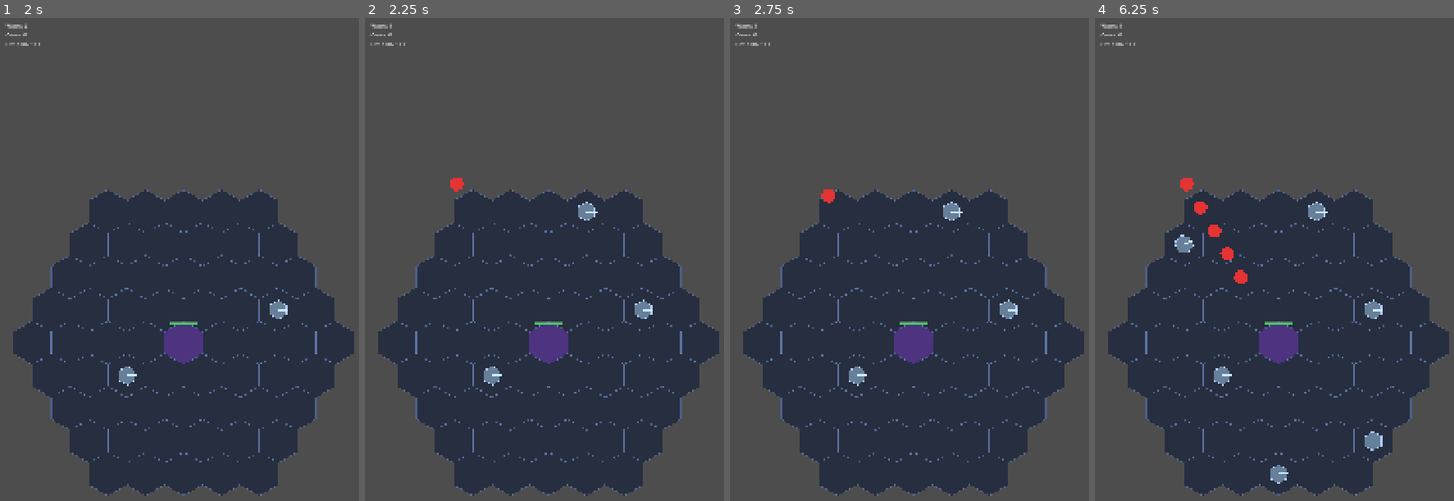
Above: before the commit, frames 1-4 (left to right).
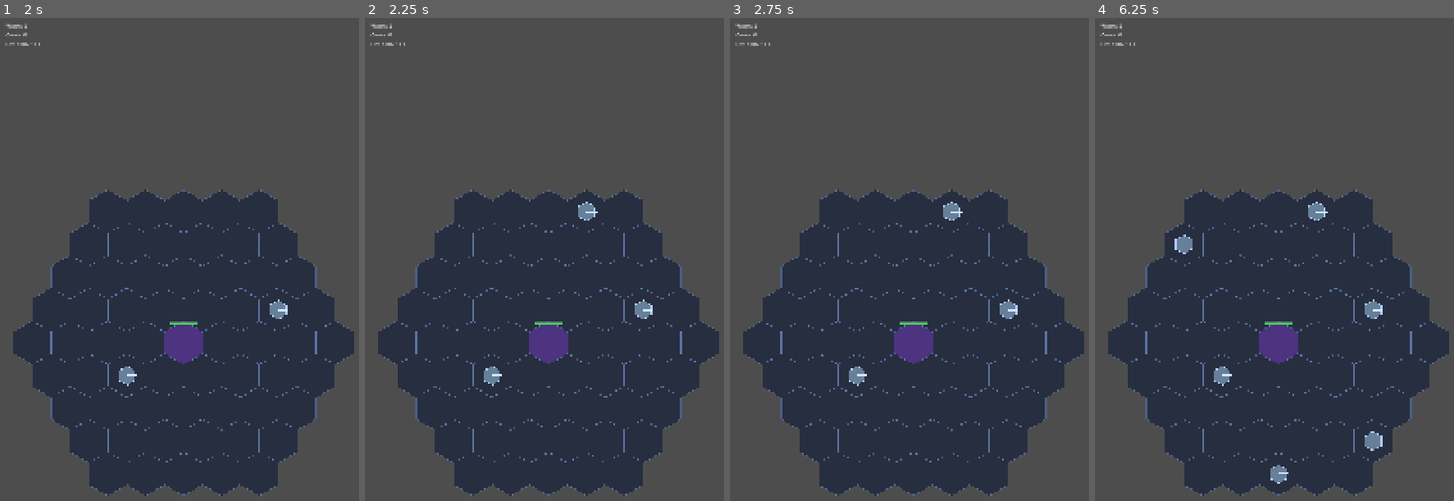
Above: after the commit, the same moments.

Repository: Shiroyasha21/invasion-game
Game: Godot game, scene res://scenes/game/Game.tscn
Two runs of this game, one before a commit and one after it. Both use one fixed random seed, a clock stepped at 60 frames per second and the inputs below.
Inputs (mouse positions are in pixels of both pictures, inside the frame that each line leads up to):
- Up to frame 1 (2 s): tap Enter at 0.5 s; move the mouse to (265, 307) at 0.52 s; click (265, 307) at 0.67 s; tap Space at 1.25 s; drag from (111, 375) to (165, 472) at 1.27 s
- Up to frame 2 (2.25 s): tap Enter at 2 s; move the mouse to (583, 196) at 2.02 s; click (583, 196) at 2.17 s
- Up to frame 3 (2.75 s): no input
- Up to frame 4 (6.25 s): tap Space at 2.75 s; drag from (1260, 472) to (1166, 245) at 2.77 s; move the mouse to (1389, 443) at 3.52 s; click (1389, 443) at 3.67 s; drag from (1166, 245) to (1224, 177) at 4.27 s; move the mouse to (1296, 341) at 5.02 s; click (1296, 341) at 5.17 s; drag from (1224, 177) to (1206, 375) at 5.77 s

Frame 1 is identical in both runs. In frame 2, less than 0.1% of the frame differs, in the area x 6-28%, y 1-36%; in frame 3, less than 0.1%; in frame 4, 0.5%, in the area x 6-43%, y 1-56%.
Error after the commit: Attempt to call function 'init' in base 'null instance' on a null instance. (res://scripts/systems/game.gd:25)

Commit message:
Add wave direction preview with pulsing arrows before each wave

Diff:
--- a/invasion-game/scripts/systems/game.gd
+++ b/invasion-game/scripts/systems/game.gd
@@ -5,6 +5,7 @@
 @onready var coin_vacuum: CoinVacuum = $CoinVacuum
 @onready var center_piece: CenterPiece = $CenterPiece
 @onready var hud: CanvasLayer = $HUD
+@onready var wave_preview: CanvasLayer = $WavePreview
 
 @export var enemy_scene: PackedScene
 @export var tower_scene: PackedScene
@@ -16,10 +17,12 @@
 	wave_manager.enemy_scene = enemy_scene
 	wave_manager.coin_scene = coin_scene
 	wave_manager.center_piece = center_piece
+	wave_manager.wave_preview = wave_preview
 	wave_manager.init(hex_grid)
 	wave_manager.wave_completed.connect(_on_wave_completed)
 	center_piece.destroyed.connect(_on_game_over)
 	hud.init(center_piece)
+	wave_preview.init(hex_grid)
 
 	await get_tree().create_timer(2.0).timeout
 	wave_manager.start_wave(1)
--- a/invasion-game/scripts/systems/wave_manager.gd
+++ b/invasion-game/scripts/systems/wave_manager.gd
@@ -10,6 +10,7 @@
 var hex_grid: HexGridNode
 var coin_scene: PackedScene
 var center_piece: CenterPiece
+var wave_preview: CanvasLayer
 var current_wave: int = 0
 var enemies_remaining: int = 0
 var _spawn_timer: float = 0.0
@@ -22,10 +23,18 @@
 
 func start_wave(wave_number: int) -> void:
 	current_wave = wave_number
+	GameState.set_wave(wave_number)
+
+	# Show direction preview then start spawning
+	var dirs := _active_directions(wave_number)
+	if wave_preview != null:
+		wave_preview.show_preview(dirs)
+		await get_tree().create_timer(3.0).timeout
+		wave_preview.hide_preview()
+
 	_spawn_queue = _build_spawn_queue(wave_number)
 	enemies_remaining = _spawn_queue.size()
 	_spawn_timer = 0.0
-	GameState.set_wave(wave_number)
 	emit_signal("wave_started", wave_number)
 
 
--- /dev/null
+++ b/invasion-game/scripts/ui/wave_preview.gd
@@ -0,0 +1,63 @@
+extends CanvasLayer
+
+const ARROW_COLOR := Color(1.0, 0.4, 0.2, 0.85)
+const PULSE_SPEED := 2.0
+
+var _directions: Array[int] = []
+var _pulse_timer: float = 0.0
+var _hex_grid: HexGridNode
+
+
+func init(grid: HexGridNode) -> void:
+	_hex_grid = grid
+
+
+func show_preview(directions: Array[int]) -> void:
+	_directions = directions
+	visible = true
+
+
+func hide_preview() -> void:
+	_directions = []
+	visible = false
+	queue_redraw()
+
+
+func _process(delta: float) -> void:
+	if _directions.is_empty():
+		return
+	_pulse_timer += delta
+	queue_redraw()
+
+
+func _draw() -> void:
+	if _directions.is_empty() or _hex_grid == null:
+		return
+
+	var pulse := (sin(_pulse_timer * PULSE_SPEED) + 1.0) / 2.0
+	var color := Color(ARROW_COLOR.r, ARROW_COLOR.g, ARROW_COLOR.b, 0.5 + pulse * 0.4)
+	var center := _hex_grid.hex_grid_to_pixel(Vector2i.ZERO)
+
+	for dir in _directions:
+		var dir_vec := HexGrid.DIRECTIONS[dir]
+		var edge_hex := Vector2i(dir_vec.x * (_hex_grid.grid_radius + 2), dir_vec.y * (_hex_grid.grid_radius + 2))
+		var edge_px := _hex_grid.hex_grid_to_pixel(edge_hex)
+
+		var toward_center := (center - edge_px).normalized()
+		var arrow_start := edge_px
+		var arrow_end := edge_px + toward_center * 80.0
+
+		# Shaft
+		draw_line(arrow_start, arrow_end, color, 4.0)
+
+		# Arrowhead
+		var perp := Vector2(-toward_center.y, toward_center.x)
+		draw_colored_polygon(PackedVector2Array([
+			arrow_end + toward_center * 20.0,
+			arrow_end + perp * 14.0,
+			arrow_end - perp * 14.0,
+		]), color)
+
+		# Direction label
+		draw_string(ThemeDB.fallback_font, arrow_start - toward_center * 20.0,
+			HexGrid.DIR_NAMES[dir], HORIZONTAL_ALIGNMENT_CENTER, -1, 22, color)
